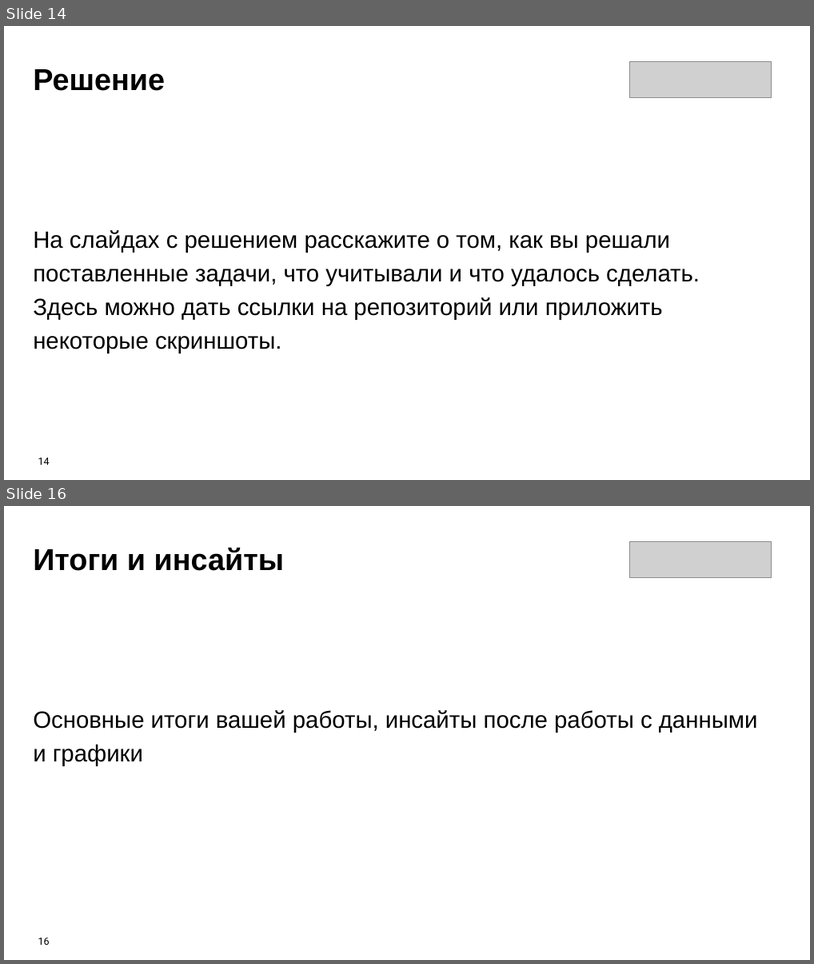
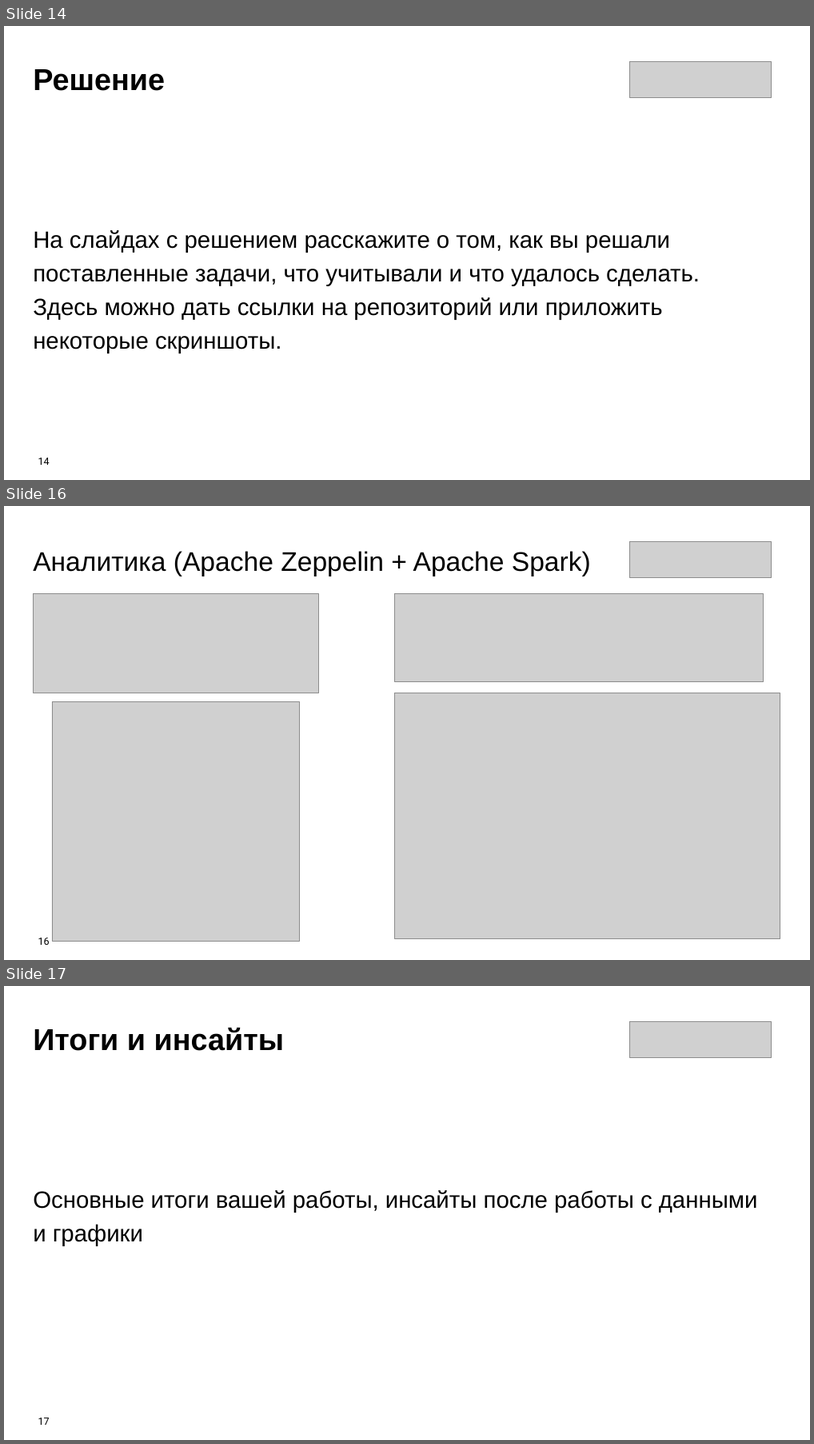
Before and after one commit to Olmeor/Data-engineer_Rostelecom_programming_school, a slide deck: Сertification/presentation.pptx. Shown one above the other, each under a label of ours: slides 14 and 16 before the commit, slides 14, 16 and 17 after it; the slides between them are not shown. The pictures are 814x964 and 814x1444 pixels, drawn with LibreOffice and Linux fonts; fonts in the diff are those of the drawing; grey boxes stand for pictures. Boxes give left, top, right and bottom in pixels: in the first picture for what was removed or moved away, otherwise in the second. Text is boxed around its words. In the diff, an @@ line names an element or a change of style, - is before the commit and + after.

Commit message:
doc: update presentation for task 5 Spark

```diff
--- a/Сertification/presentation.pptx
+++ b/Сertification/presentation.pptx
@@ slide 16 added at box(4, 506, 810, 960), background #FFFFFF @@
@@ text added at box(33, 551, 591, 576), 32 pt, text #000000 @@
+Аналитика (Apache Zeppelin + Apache Spark)
@@ picture added at box(630, 541, 771, 577) @@
@@ picture added at box(33, 594, 318, 693) @@
@@ picture added at box(394, 594, 763, 681) @@
@@ picture added at box(394, 692, 781, 938) @@
@@ picture added at box(52, 701, 299, 941) @@
@@ page number added at box(38, 937, 50, 944), 12 pt, text #000000 @@
+16
@@ what was slide 16 is now slide 17 @@
@@ page number at box(38, 1417, 50, 1424): text changed @@
-16
+17
```
Also in this commit, not shown: 2 slides changed, 1 other slide added, 1 slide removed.
